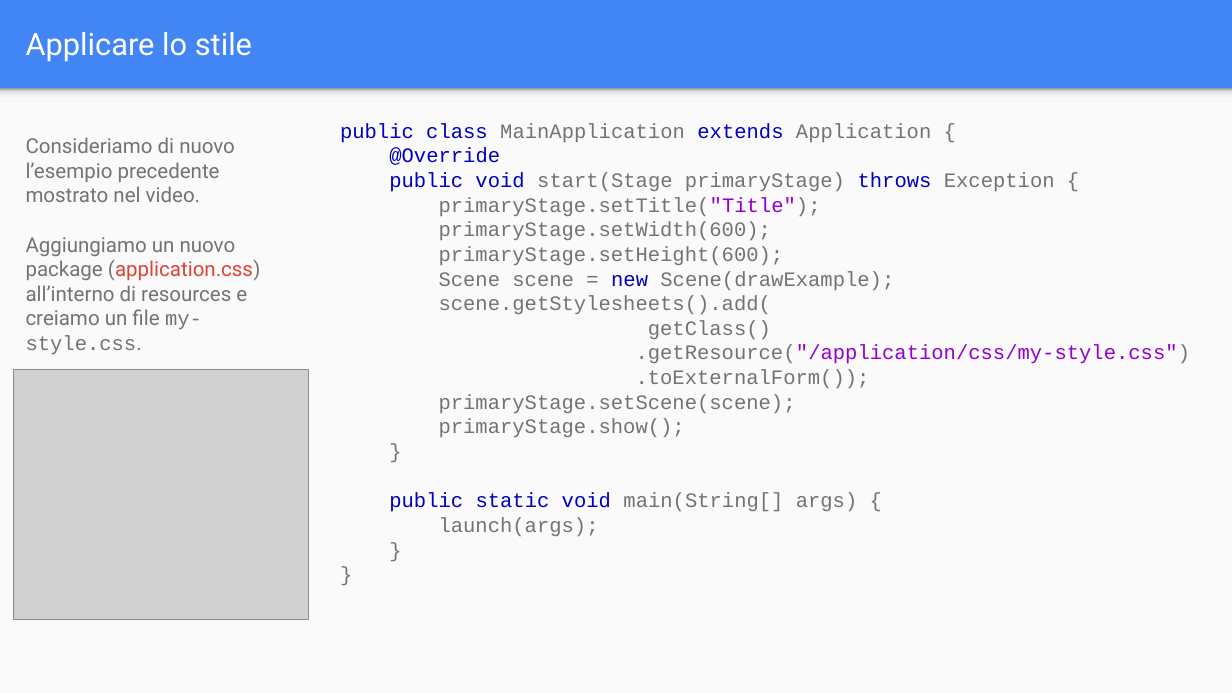
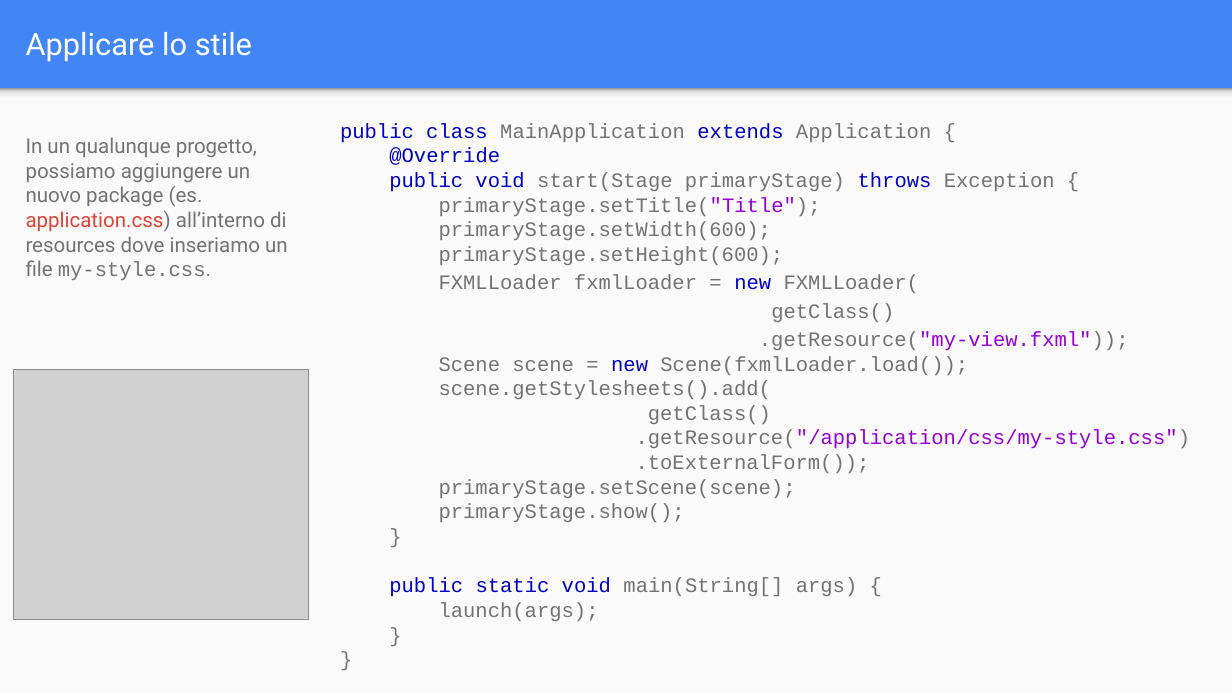
Before and after one commit to Rhaegal222/User-Interface-Design, a slide deck: slide 69 of Slides/2 - Interfacce Utente/02 - Interfacce Utente - Swing e JavaFX.pptx. Drawn at 1232x693 pixels with LibreOffice and Linux fonts; fonts in the diff are those of the drawing; grey boxes stand for pictures. Boxes give left, top, right and bottom in pixels: in the first picture for what was removed or moved away, otherwise in the second. Text is boxed around its words. In the diff, an @@ line names an element or a change of style, - is before the commit and + after.

```diff
--- a/Slides/2 - Interfacce Utente/02 - Interfacce Utente - Swing e JavaFX.pptx
+++ b/Slides/2 - Interfacce Utente/02 - Interfacce Utente - Swing e JavaFX.pptx
@@ text at [26,137,288,280]: text changed @@
-Consideriamo di nuovo l’esempio precedente mostrato nel video.
-Aggiungiamo un nuovo package (application.css) all’interno di resources e creiamo un file my-style.css.
+In un qualunque progetto, possiamo aggiungere un nuovo package (es. application.css) all’interno di resources dove inseriamo un file my-style.css.
@@ text at [439,275,1129,375]: text changed @@
-Scene scene = new Scene(drawExample);
+FXMLLoader fxmlLoader = new FXMLLoader(
+getClass()
+.getResource("my-view.fxml"));
+Scene scene = new Scene(fxmlLoader.load());
```
Also in this commit, not shown: 10 other slides changed, 35 other files.
